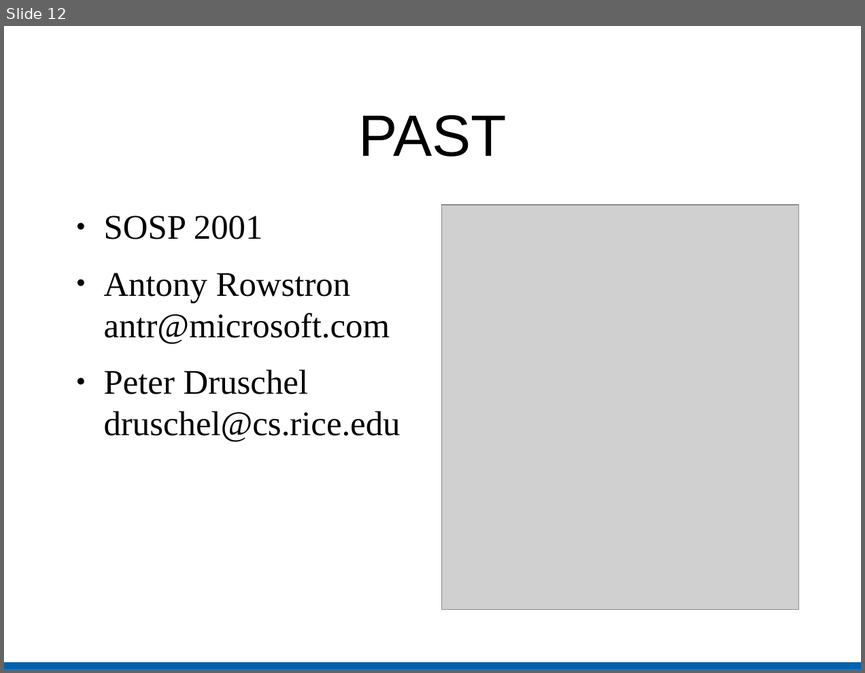
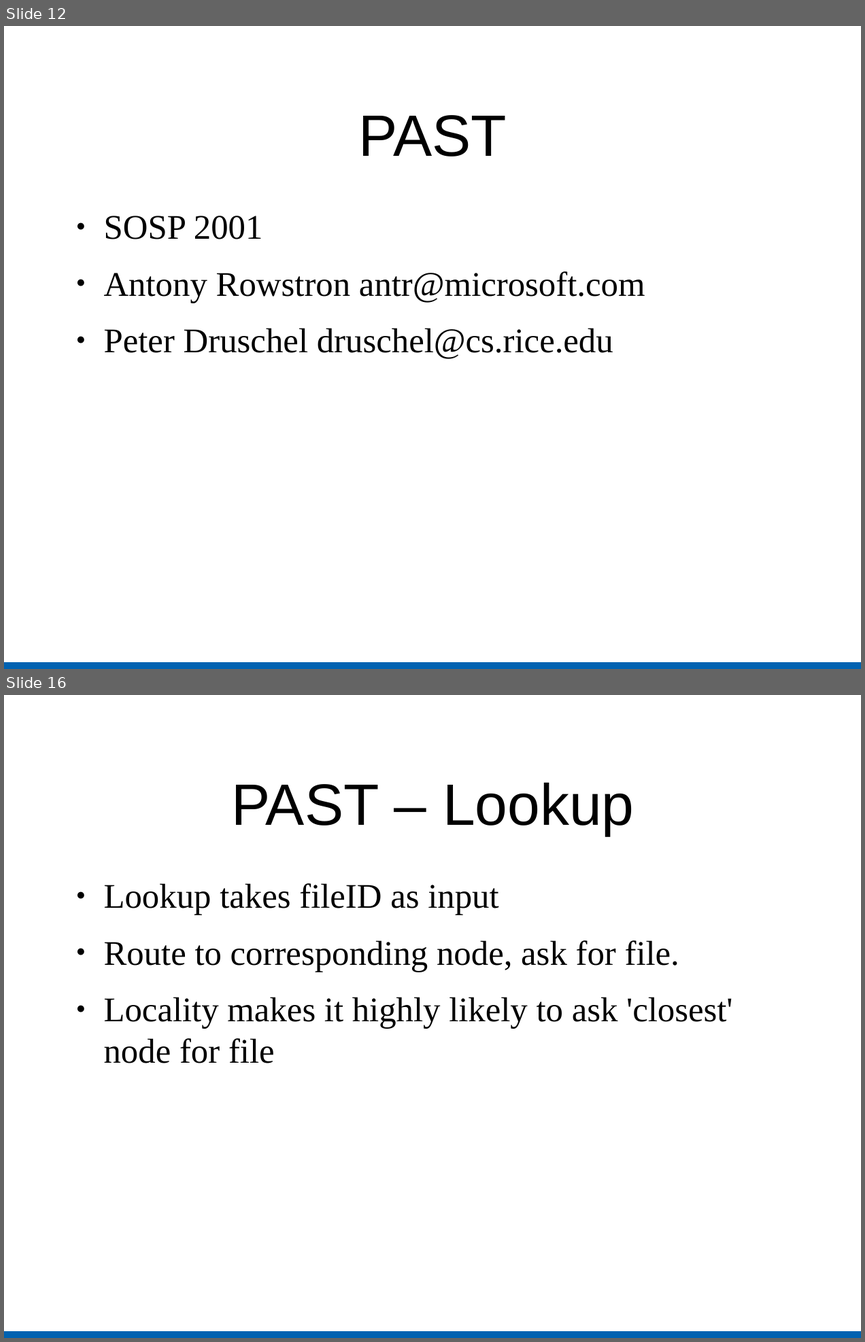
Before and after one commit to cs525-koala/documents, a slide deck: p2p/usenet_and_past.odp. Shown one above the other, each under a label of ours: slide 12 before the commit, slides 12 and 16 after it; the slides between them are not shown. The pictures are 865x673 and 865x1342 pixels, drawn with LibreOffice and Linux fonts; fonts in the diff are those of the drawing; grey boxes stand for pictures. Boxes give left, top, right and bottom in pixels: in the first picture for what was removed or moved away, otherwise in the second. Text is boxed around its words. In the diff, an @@ line names an element or a change of style, - is before the commit and + after.

Commit message:
p2p: first draft of PAST slides, going back to usenet...

```diff
--- a/p2p/usenet_and_past.odp
+++ b/p2p/usenet_and_past.odp
@@ slide 16 added at <box>4,695,861,1338</box>, background #FFFFFF; not listed: 1 template element that a slide beside it also shows @@
@@ title added at <box>231,783,634,836</box>, 54 pt, text #000000 @@
+PAST – Lookup
@@ text added at <box>104,883,732,1064</box>, 32 pt, text #000000 @@
+● Lookup takes fileID as input
+● Route to corresponding node, ask for file.
+● Locality makes it highly likely to ask 'closest' node for file
@@ slide 12 changed as well @@
@@ text "SOSP 2001" rewrapped from <box>104,216,400,442</box> to <box>104,216,645,359</box> @@
@@ picture removed at <box>442,205,799,610</box> @@
```
Also in this commit, not shown: 9 other slides changed, 22 other slides added, 2 slides removed.
